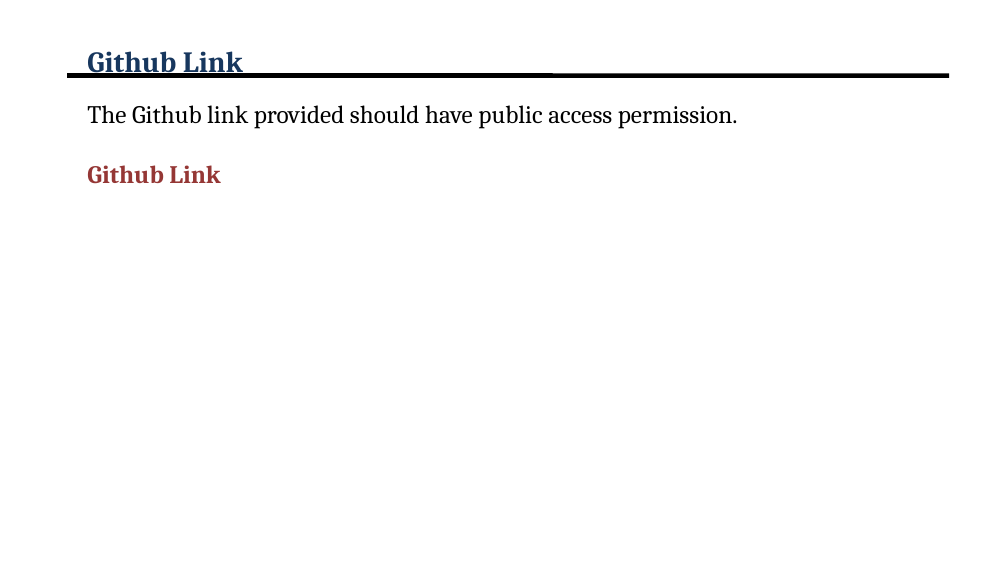
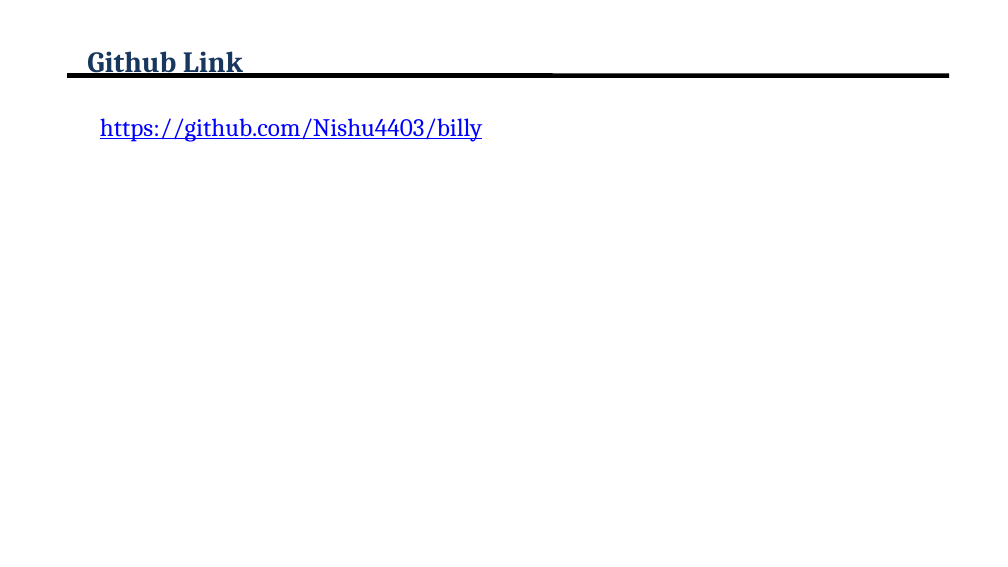
Before and after one commit to Nishu4403/billy, a slide deck: slide 13 of Review-1 PPT.pptx. Drawn at 1008x567 pixels with LibreOffice and Linux fonts; fonts in the diff are those of the drawing; background and template pictures are left out. Boxes give left, top, right and bottom in pixels: in the first picture for what was removed or moved away, otherwise in the second. Text is boxed around its words. In the diff, an @@ line names an element or a change of style, - is before the commit and + after.

```diff
--- a/Review-1 PPT.pptx
+++ b/Review-1 PPT.pptx
@@ text removed at [87,105,738,184] @@
-The Github link provided should have public access permission.
-Github Link
@@ text added at [100,118,482,142], 24 pt, text #0000FF, underline @@
+https://github.com/Nishu4403/billy
```
Also in this commit, not shown: 3 other slides changed, 1 other file.
